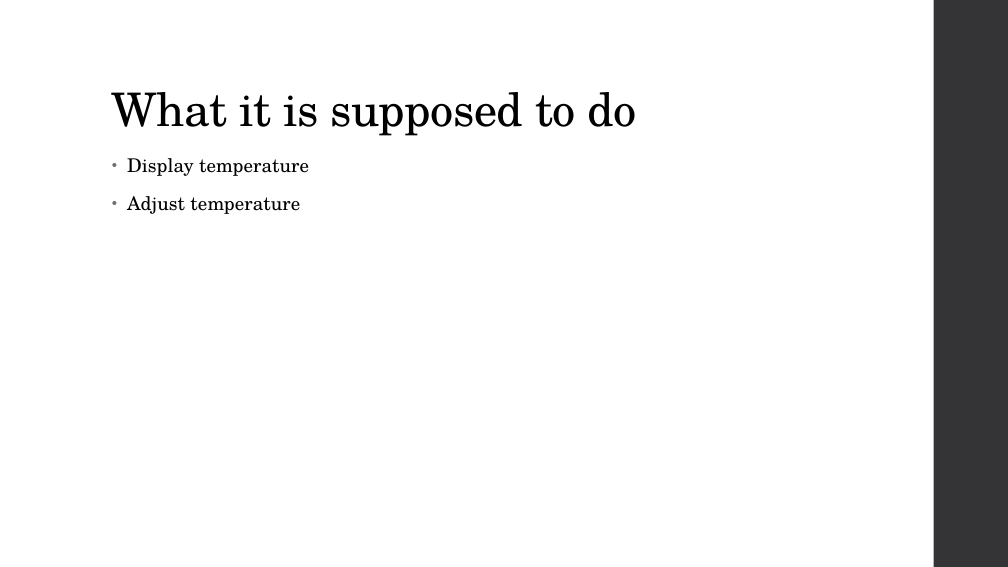
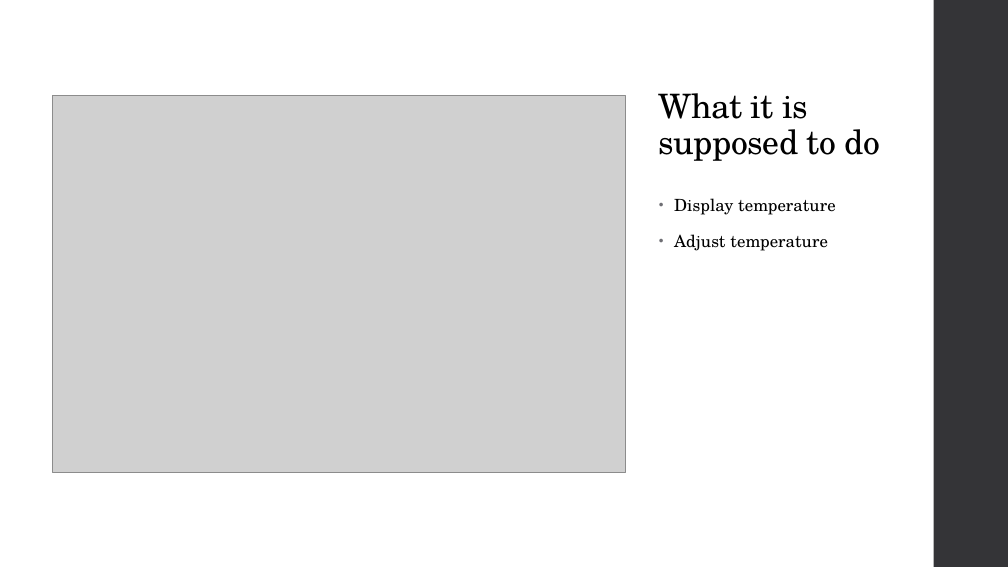
Before and after one commit to AlexanderPetry/Soldeerstation, a slide deck: slide 5 of PRESENTATION/Project ontwerp.pptx. Drawn at 1008x567 pixels with LibreOffice and Linux fonts; fonts in the diff are those of the drawing; grey boxes stand for pictures. Boxes give left, top, right and bottom in pixels: in the first picture for what was removed or moved away, otherwise in the second. Text is boxed around its words. In the diff, an @@ line names an element or a change of style, - is before the commit and + after.

```diff
--- a/PRESENTATION/Project ontwerp.pptx
+++ b/PRESENTATION/Project ontwerp.pptx
@@ title "What it is supposed to ...": place and size @@
-title "What it is supposed to ..." at (112,92,637,136)
+title "What it is supposed to ..." at (659,93,881,161)
@@ title "What it is supposed to ..." at (659,93,881,161): size 44 to 32 pt @@
@@ picture added at (52,96,625,473) @@
@@ text "Display temperature": place and size @@
-text "Display temperature" at (127,158,309,214)
+text "Display temperature" at (674,198,836,251)
@@ text "Display temperature" at (674,198,836,251): size 18 to 16 pt @@
```
Also in this commit, not shown: 5 other slides changed, 1 other file.
